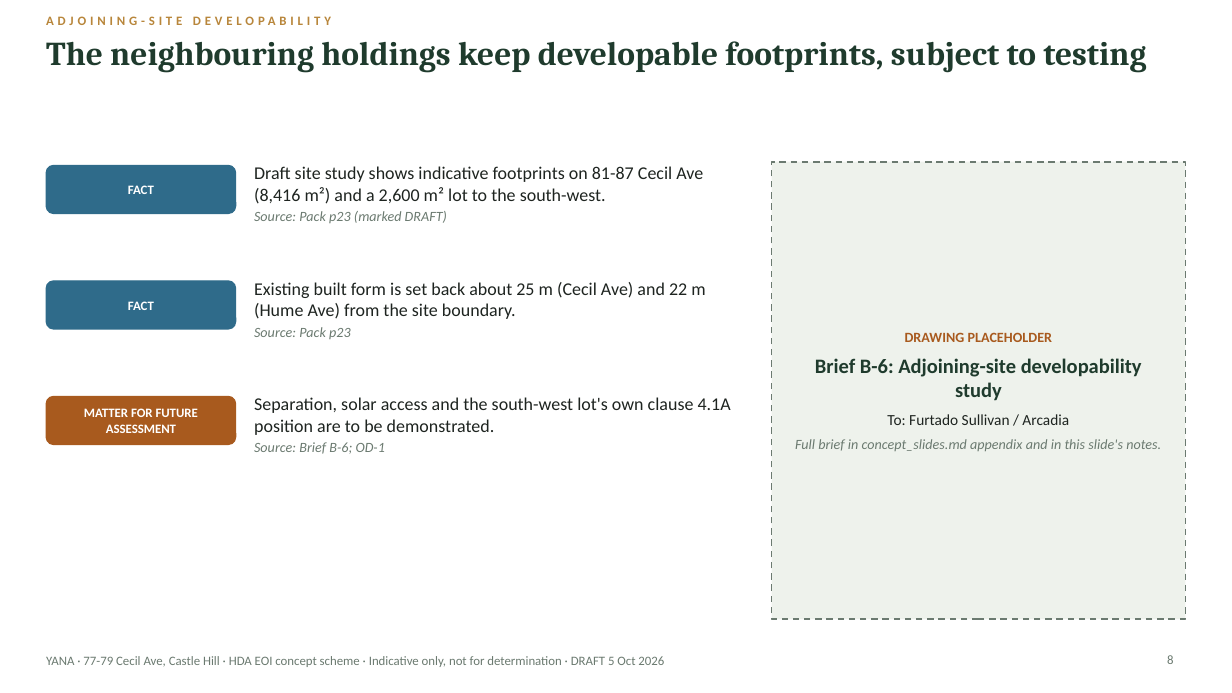
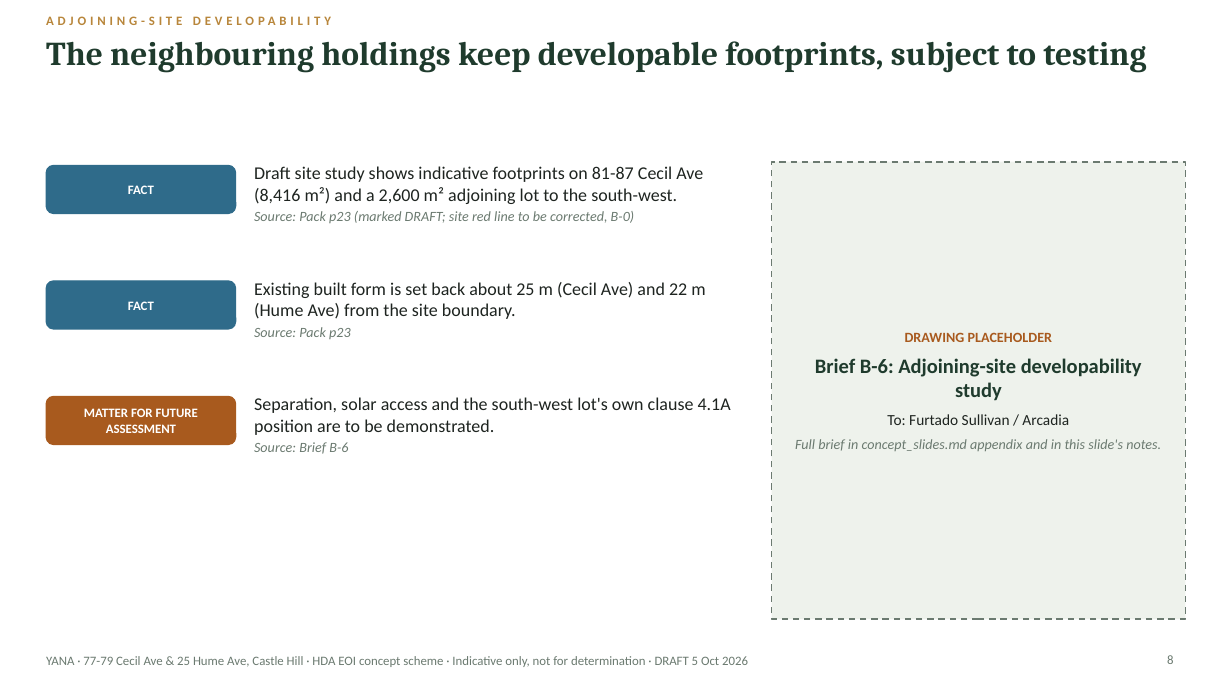
Before and after one commit to iamdrdavid-svg/Yana-Eoi, a slide deck: slide 8 of outputs/concept_slides.pptx. Drawn at 1232x693 pixels with LibreOffice and Linux fonts; fonts in the diff are those of the drawing. Boxes give left, top, right and bottom in pixels: in the first picture for what was removed or moved away, otherwise in the second. Text is boxed around its words. In the diff, an @@ line names an element or a change of style, - is before the commit and + after.

```diff
--- a/outputs/concept_slides.pptx
+++ b/outputs/concept_slides.pptx
@@ text at (254,166,703,223): text changed @@
-Draft site study shows indicative footprints on 81-87 Cecil Ave (8,416 m²) and a 2,600 m² lot to the south-west.
-Source: Pack p23 (marked DRAFT)
+Draft site study shows indicative footprints on 81-87 Cecil Ave (8,416 m²) and a 2,600 m² adjoining lot to the south-west.
+Source: Pack p23 (marked DRAFT; site red line to be corrected, B-0)
@@ text at (254,442,348,454): text changed @@
-Source: Brief B-6; OD-1
+Source: Brief B-6
@@ text at (46,656,748,667): text changed @@
-YANA · 77-79 Cecil Ave, Castle Hill · HDA EOI concept scheme · Indicative only, not for determination · DRAFT 5 Oct 2026
+YANA · 77-79 Cecil Ave & 25 Hume Ave, Castle Hill · HDA EOI concept scheme · Indicative only, not for determination · DRAFT 5 Oct 2026
```
Also in this commit, not shown: 12 other slides changed, 9 other files.
